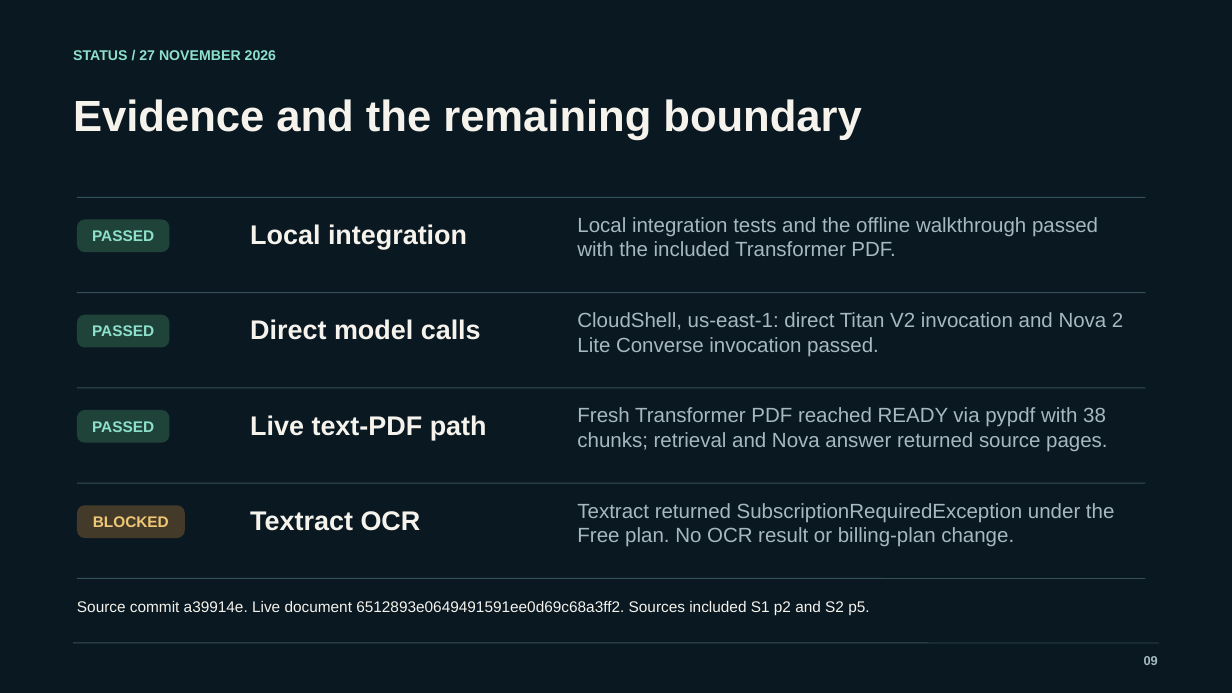
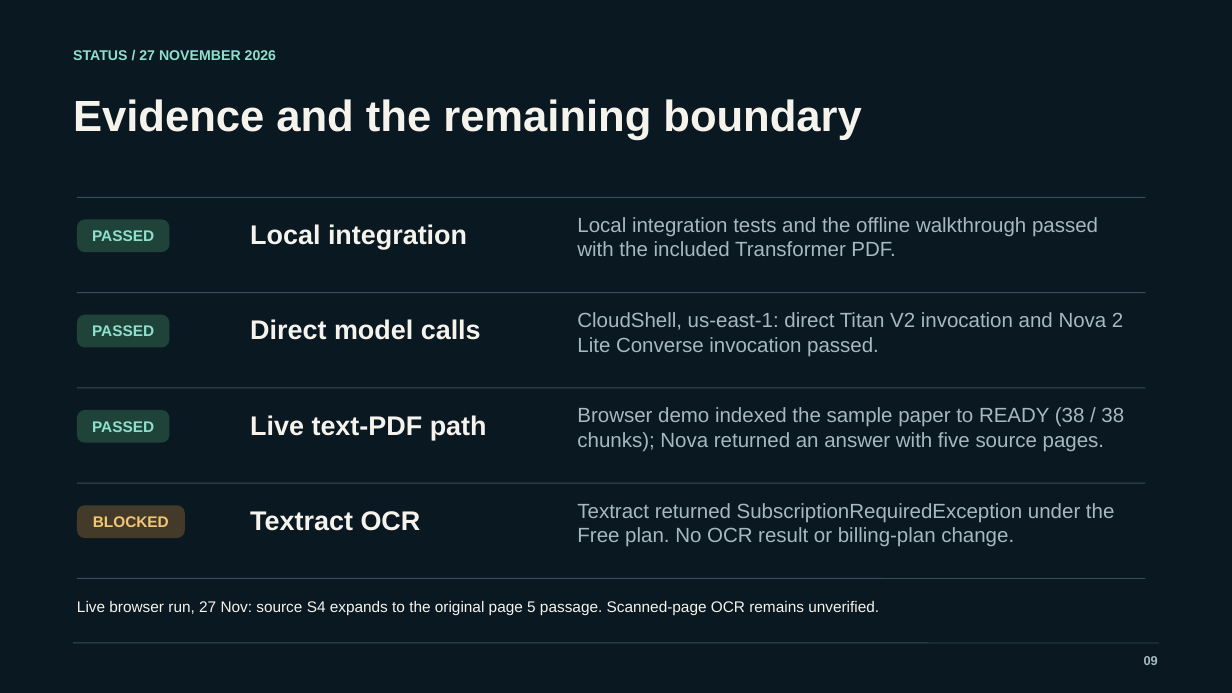
Before and after one commit to aryanorastar/UCS531-Cloud-Computing-Project, a slide deck: slide 9 of presentation/UCS531_Lab_Evaluation.pptx. Drawn at 1232x693 pixels with LibreOffice and Linux fonts; fonts in the diff are those of the drawing. Boxes give left, top, right and bottom in pixels: in the first picture for what was removed or moved away, otherwise in the second. Text is boxed around its words. In the diff, an @@ line names an element or a change of style, - is before the commit and + after.

Commit message:
feat: add live browser evaluation demo (#2)

```diff
--- a/presentation/UCS531_Lab_Evaluation.pptx
+++ b/presentation/UCS531_Lab_Evaluation.pptx
@@ text at [577, 407, 1124, 452]: text changed @@
-Fresh Transformer PDF reached READY via pypdf with 38 chunks; retrieval and Nova answer returned source pages.
+Browser demo indexed the sample paper to READY (38 / 38 chunks); Nova returned an answer with five source pages.
@@ text at [77, 601, 879, 615]: text changed @@
-Source commit a39914e. Live document 6512893e0649491591ee0d69c68a3ff2. Sources included S1 p2 and S2 p5.
+Live browser run, 27 Nov: source S4 expands to the original page 5 passage. Scanned-page OCR remains unverified.
```
Also in this commit, not shown: 1 slide added, 1 slide removed, 16 other files.
